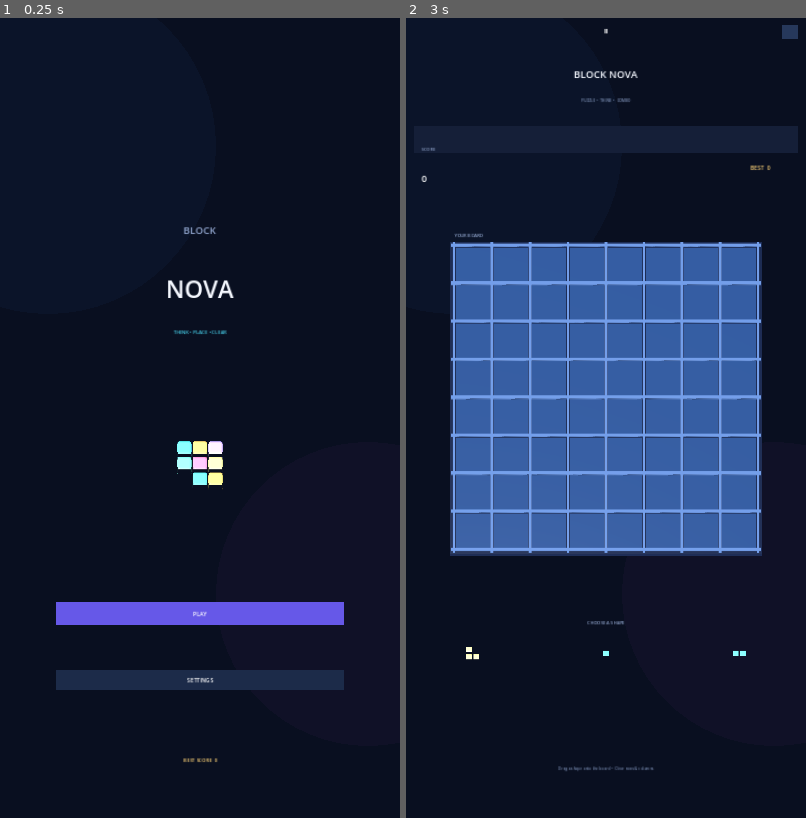
Above: before the commit, frames 1-2 (left to right).
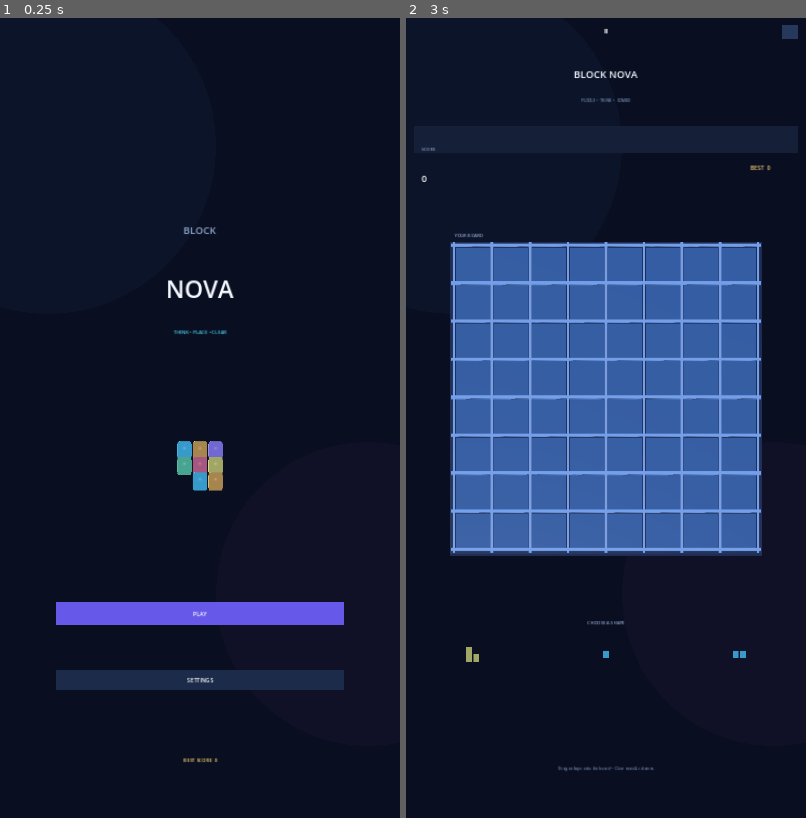
Above: after the commit, the same moments.

Repository: mahdialloui01-art/BlockNova
Game: Godot game, scene res://scenes/main.tscn
Two runs of this game, one before a commit and one after it. Both use one fixed random seed, a clock stepped at 60 frames per second and the inputs below.
Inputs (mouse positions are in pixels of both pictures, inside the frame that each line leads up to):
- Up to frame 1 (0.25 s): no input
- Up to frame 2 (3 s): tap Enter at 0.5, 2 s; move the mouse to (694, 378) at 0.52 s; click (694, 378) at 0.67 s; tap Space at 1.25, 2.75 s; drag from (526, 458) to (586, 578) at 1.27 s; move the mouse to (646, 242) at 2.02 s; click (646, 242) at 2.17 s; drag from (586, 578) to (486, 298) at 2.77 s

The runs differ from the first frame. In frame 1, 0.6% of the frame differs, in the area x 44-56%, y 52-60%; in frame 2, less than 0.1%.

Commit message:
Fix rounded tile top-face winding and soft highlight shader edge

Diff:
--- a/scripts/main_2_5d.gd
+++ b/scripts/main_2_5d.gd
@@ -147,12 +147,22 @@
                 var n10: Vector3 = normals[y][x + 1]
                 var n01: Vector3 = normals[y + 1][x]
                 var n11: Vector3 = normals[y + 1][x + 1]
-                tool.set_normal(n00); tool.add_vertex(p00)
-                tool.set_normal(n10); tool.add_vertex(p10)
-                tool.set_normal(n11); tool.add_vertex(p11)
-                tool.set_normal(n00); tool.add_vertex(p00)
-                tool.set_normal(n11); tool.add_vertex(p11)
-                tool.set_normal(n01); tool.add_vertex(p01)
+                # Keep triangle winding aligned with the supplied outward normals.
+                # The top and bottom faces use the opposite winding from the four sides.
+                if face == 2 or face == 3:
+                    tool.set_normal(n00); tool.add_vertex(p00)
+                    tool.set_normal(n11); tool.add_vertex(p11)
+                    tool.set_normal(n10); tool.add_vertex(p10)
+                    tool.set_normal(n00); tool.add_vertex(p00)
+                    tool.set_normal(n01); tool.add_vertex(p01)
+                    tool.set_normal(n11); tool.add_vertex(p11)
+                else:
+                    tool.set_normal(n00); tool.add_vertex(p00)
+                    tool.set_normal(n10); tool.add_vertex(p10)
+                    tool.set_normal(n11); tool.add_vertex(p11)
+                    tool.set_normal(n00); tool.add_vertex(p00)
+                    tool.set_normal(n11); tool.add_vertex(p11)
+                    tool.set_normal(n01); tool.add_vertex(p01)
     # Vertex normals are supplied above; no tangent basis is needed without a normal map.
     return tool.commit()
 
@@ -200,7 +210,7 @@
     vec2 p = UV - vec2(0.5);
     float r = length(p);
     float glow = exp(-r * r * 30.0);
-    float soft_edge = smoothstep(0.52, 0.12, r);
+    float soft_edge = 1.0 - smoothstep(0.12, 0.52, r);
     ALBEDO = glow_color.rgb;
     EMISSION = glow_color.rgb * (0.20 + glow * 0.85);
     ALPHA = soft_edge * (0.10 + glow * 0.24);
